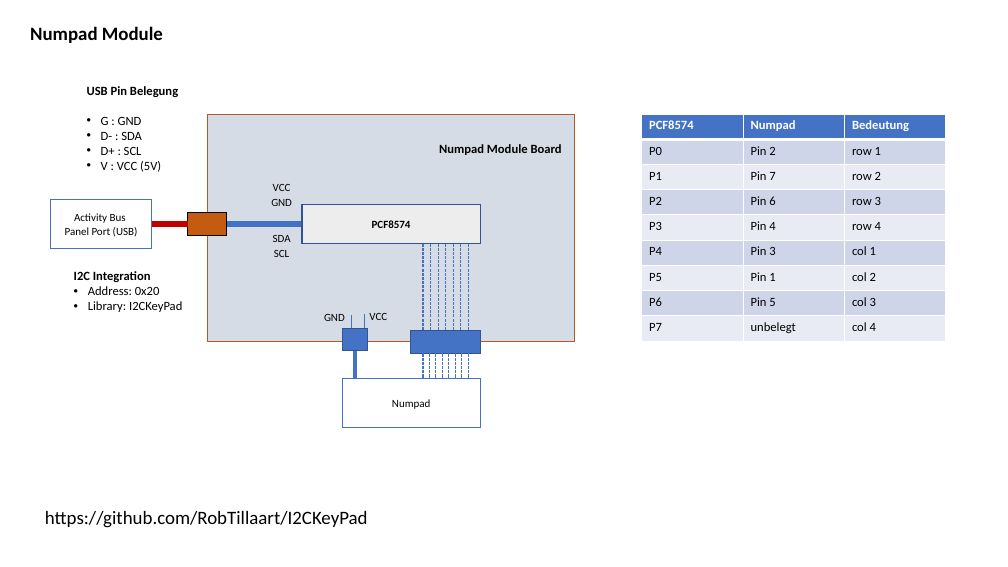
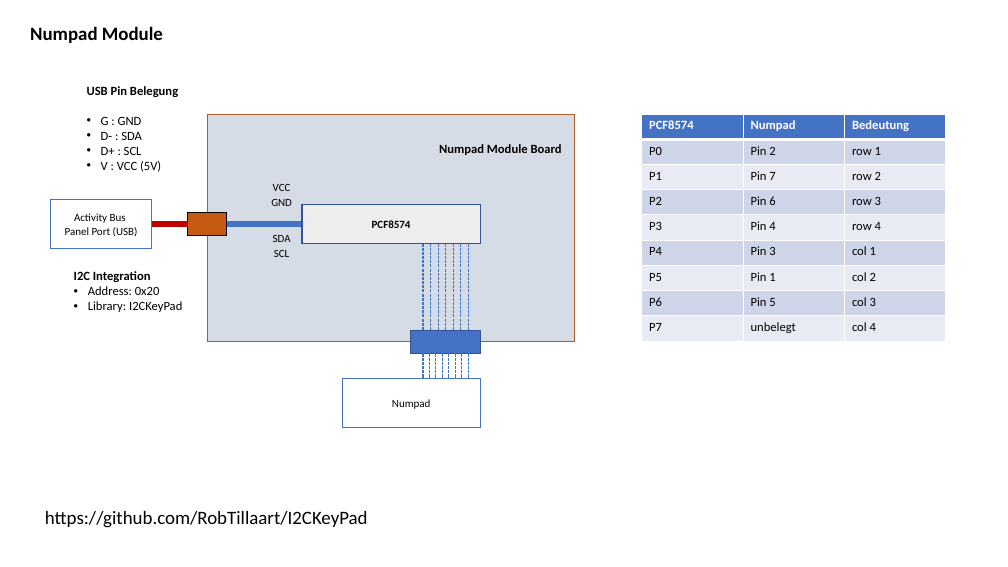
Before and after one commit to jeskes/activityboard, a slide deck: slide 20 of Activityboard.pptx. Drawn at 1008x567 pixels with LibreOffice and Linux fonts; fonts in the diff are those of the drawing. Boxes give left, top, right and bottom in pixels: in the first picture for what was removed or moved away, otherwise in the second. Text is boxed around its words. In the diff, an @@ line names an element or a change of style, - is before the commit and + after.

```diff
--- a/Activityboard.pptx
+++ b/Activityboard.pptx
@@ text removed at [324, 314, 345, 321] @@
-GND
@@ rectangle removed at [343, 328, 368, 351] @@
@@ line removed from (352, 315) to (352, 328) @@
@@ line removed from (364, 315) to (364, 328) @@
@@ text removed at [369, 313, 387, 320] @@
-VCC
@@ line removed from (355, 378) to (355, 351) @@
```
Also in this commit, not shown: 5 other slides changed.
